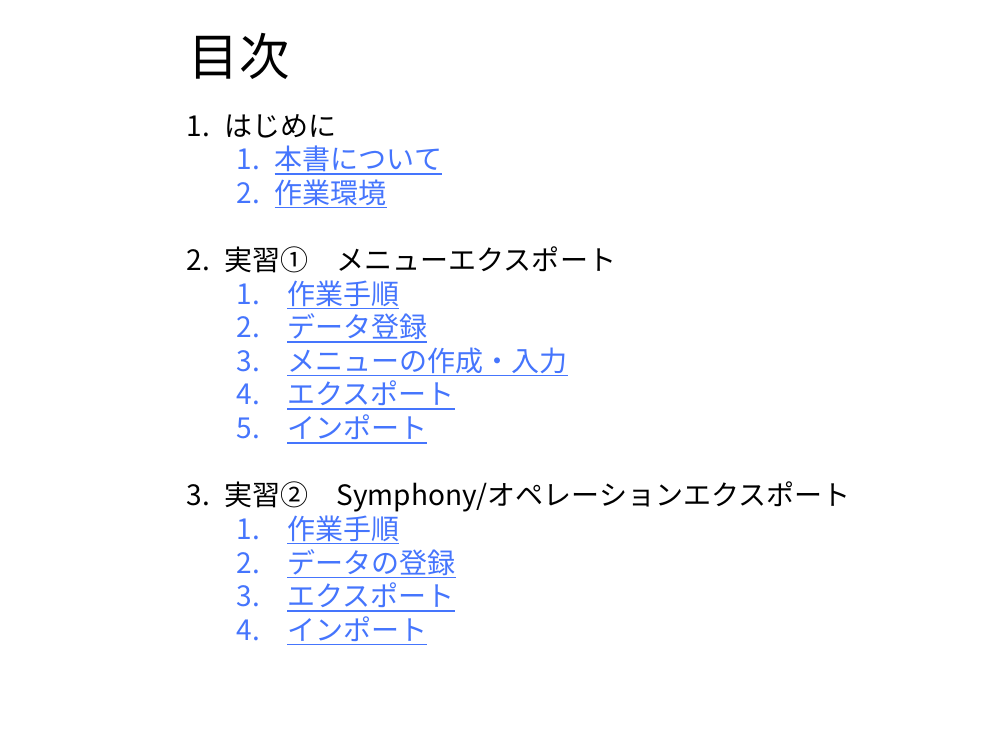
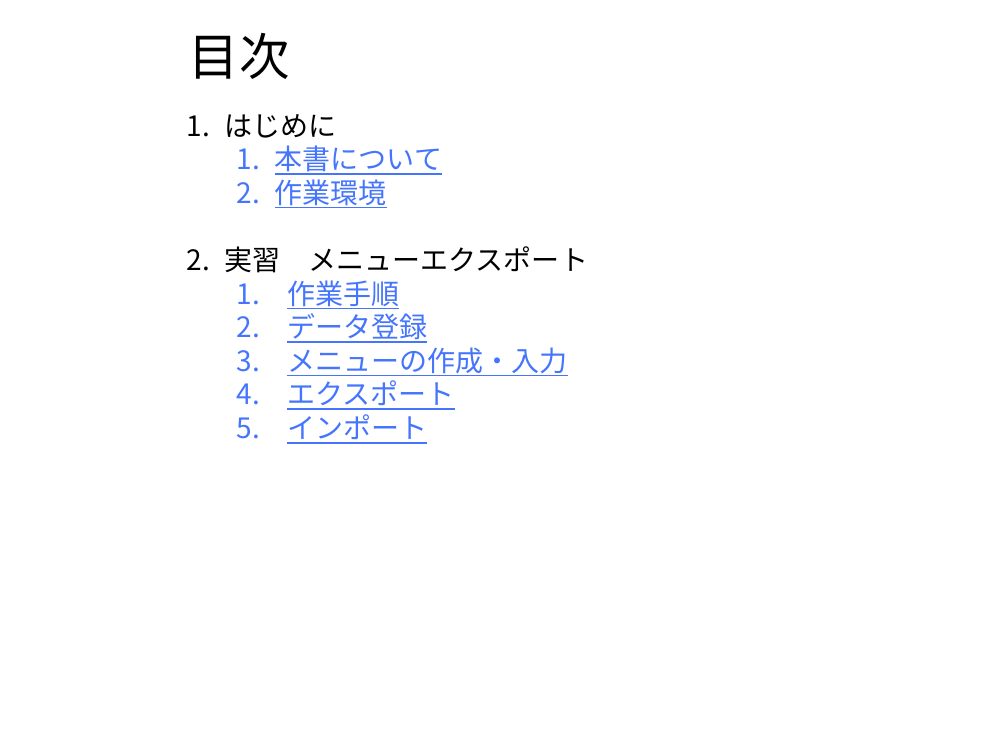
Before and after one commit to exastro-suite/it-automation-docs, a slide deck: slide 2 of asset/Learn_ja/ITA-export-import_ja_practice.pptx. Drawn at 1008x756 pixels with LibreOffice and Linux fonts; fonts in the diff are those of the drawing; background and template pictures are left out. Boxes give left, top, right and bottom in pixels: in the first picture for what was removed or moved away, otherwise in the second. Text is boxed around its words. In the diff, an @@ line names an element or a change of style, - is before the commit and + after.

```diff
--- a/asset/Learn_ja/ITA-export-import_ja_practice.pptx
+++ b/asset/Learn_ja/ITA-export-import_ja_practice.pptx
@@ text at [224, 246, 588, 273]: text changed @@
-2. 実習① メニューエクスポート
+2. 実習 メニューエクスポート
@@ text at [224, 481, 851, 645]: paragraphs removed @@
-3. 実習② Symphony/オペレーションエクスポート
-  1. 作業手順
-  2. データの登録
-  3. エクスポート
-  4. インポート
```
Also in this commit, not shown: 12 other slides changed, 17 slides removed, 1 other file.
